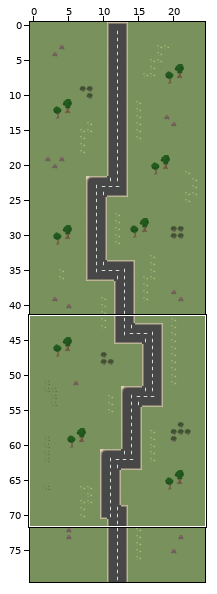
Tiled map, stored at levels/full_tile_level.tmx. The first picture is a wide view before the edit; the outline marks the close-up.
Close-up. Old version:
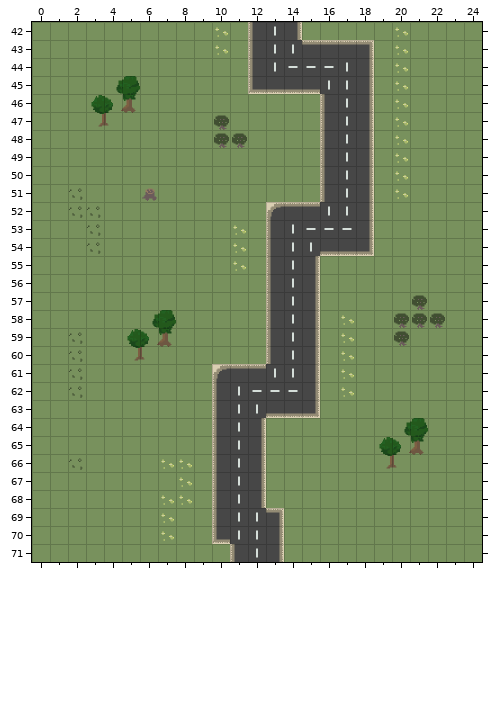
Cells are 32x32 px. Shown: x 0..24, y 42..71. The commit also changed other parts of the map, which this record leaves out.
After the commit:
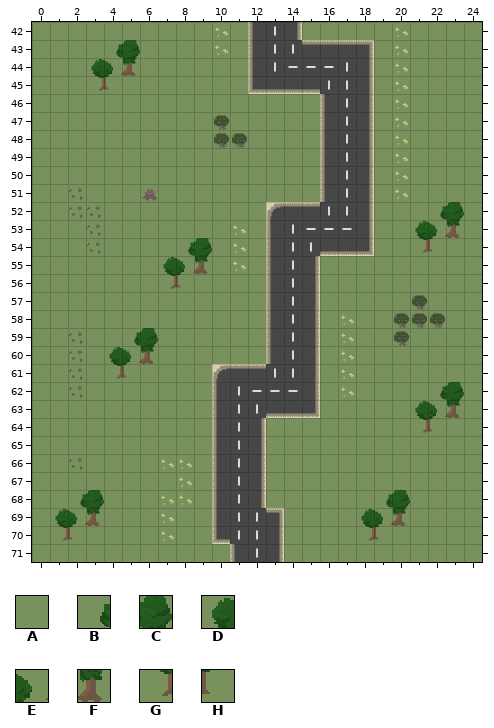
Key: from "tileset": A 1, B 22, C 23, D 27, E 28, F 29, G 33, H 34.
_ is an empty cell, # one hidden under a higher layer.
Tiles of an added or newly shown layer are drawn over the layers below it.
Edits made:
Layer "Tile Layer 1":
y 45: x 4..5 BC -> #A
y 46: x 3..5 DEF -> AAA
y 47: x 3..4 GH -> AA
y 58: x 6..7 BC -> AA
y 59: x 5..7 DEF -> ##A
y 60: x 5..6 GH -> ##
y 64: x 20..21 BC -> A#
y 65: x 19..21 DEF -> AAA
y 66: x 19..20 GH -> AA
Layer "Tile Layer 2" (added):
y 43: x 4..5 __ -> BC
y 44: x 3..5 ___ -> DEF
y 45: x 3..4 __ -> GH
y 52: x 22..23 __ -> BC
y 53: x 21..23 ___ -> DEF
y 54: x 8..9 __ -> BC; x 21..22 __ -> GH
y 55: x 7..9 ___ -> DEF
y 56: x 7..8 __ -> GH
y 59: x 5..6 __ -> BC
y 60: x 4..6 ___ -> DEF
y 61: x 4..5 __ -> GH
y 62: x 22..23 __ -> BC
y 63: x 21..23 ___ -> DEF
y 64: x 21..22 __ -> GH
y 68: x 2..3 __ -> BC; x 19..20 __ -> BC
y 69: x 1..3 ___ -> DEF; x 18..20 ___ -> DEF
y 70: x 1..2 __ -> GH; x 18..19 __ -> GH
